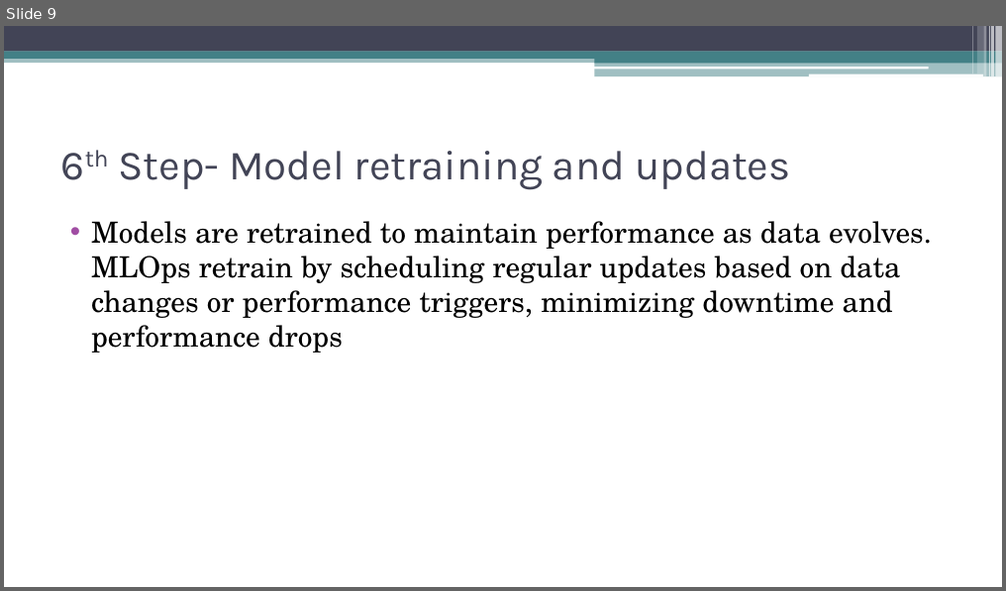
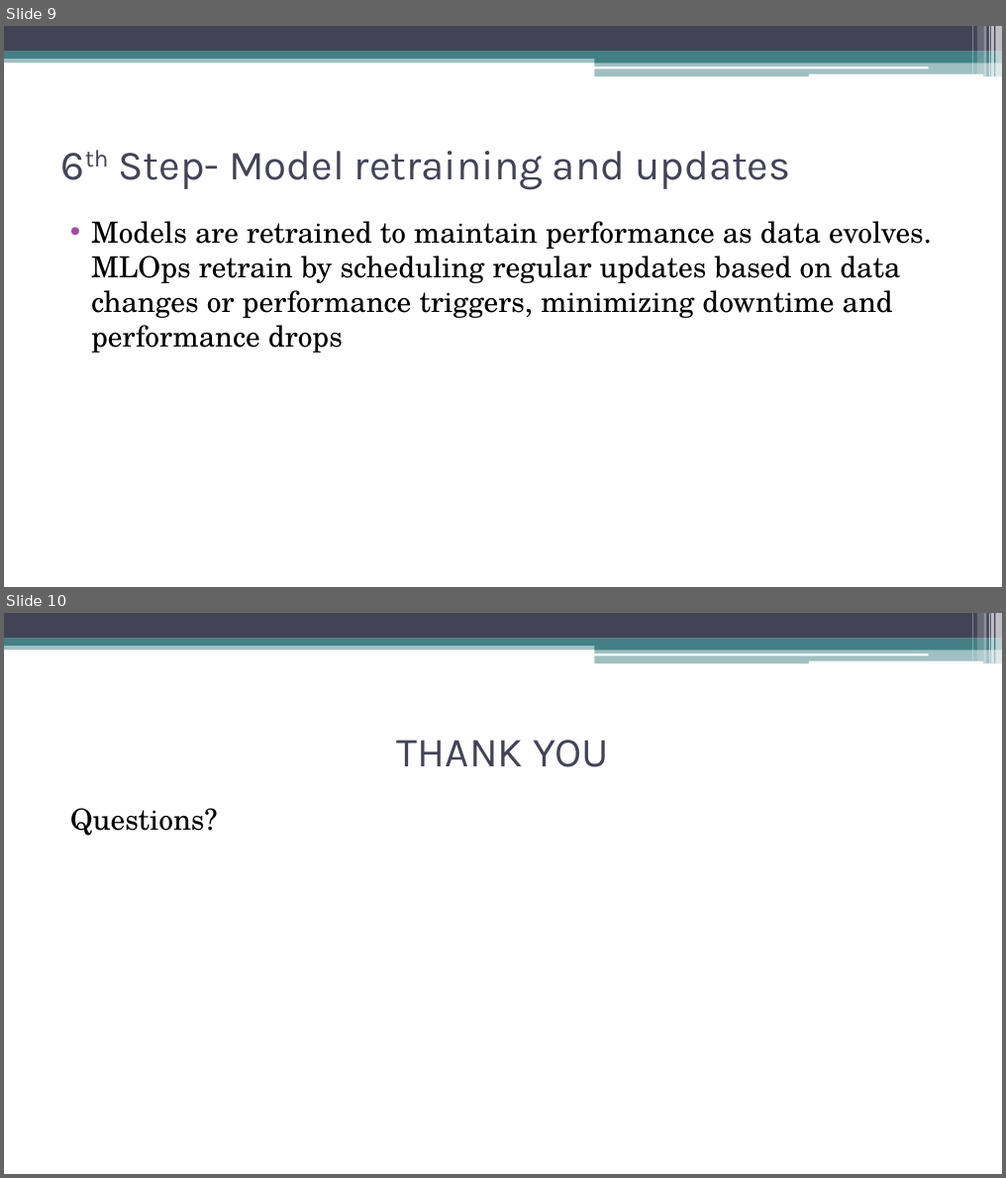
Before and after one commit to look4pritam/DeepLearning, a slide deck: Presentations/MLOPs.pptx. Shown one above the other, each under a label of ours: slide 9 before the commit, slides 9 and 10 after it. The pictures are 1006x591 and 1006x1178 pixels, drawn with LibreOffice and Linux fonts; fonts in the diff are those of the drawing. Boxes give left, top, right and bottom in pixels: in the first picture for what was removed or moved away, otherwise in the second. Text is boxed around its words. In the diff, an @@ line names an element or a change of style, - is before the commit and + after.

```diff
--- a/Presentations/MLOPs.pptx
+++ b/Presentations/MLOPs.pptx
@@ slide 10 added at [4,613,1002,1174], background #FFFFFF; not listed: 13 template elements that a slide beside it also shows @@
@@ title added at [397,740,609,767], 40 pt, text #424456 @@
+THANK YOU
@@ text added at [70,808,218,836], 28 pt, text #000000 @@
+Questions?
```
Also in this commit, not shown: 2 slides changed.
